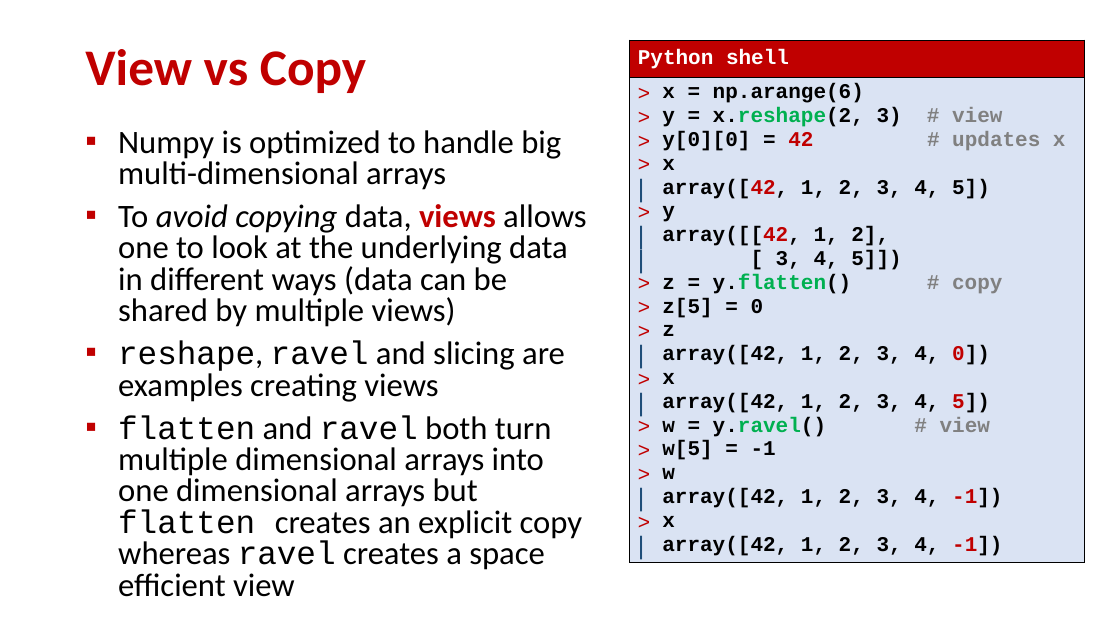
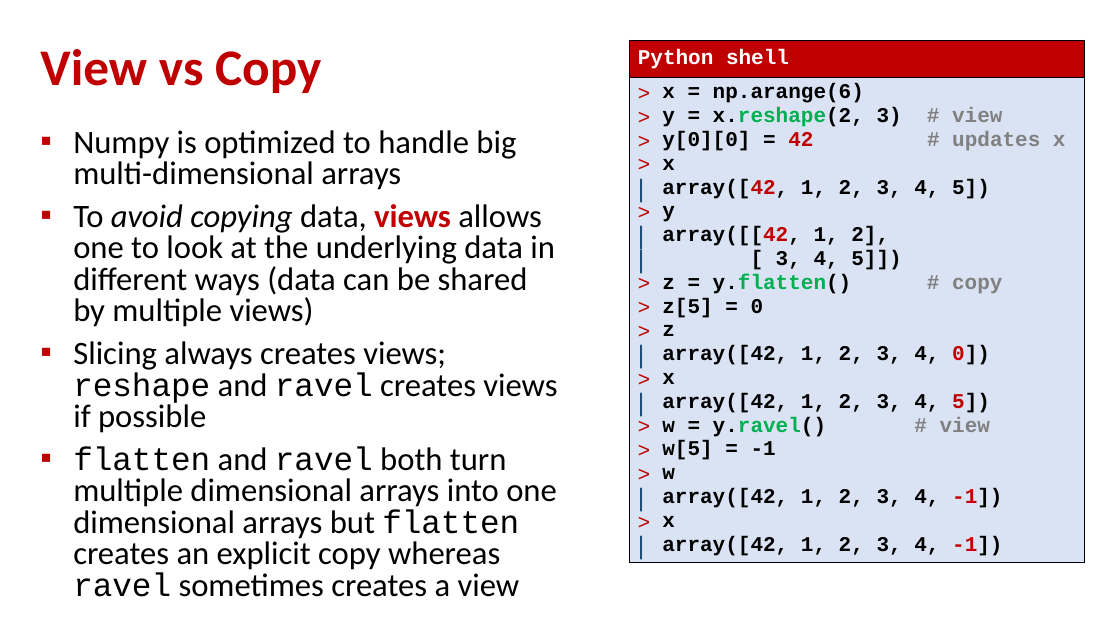
Before and after one commit to gsbrodal/gsbrodal.github.io, a slide deck: slide 17 of ipsa/slides/numpy.pptx (slide 12 before the commit). Drawn at 1120x630 pixels with LibreOffice and Linux fonts; fonts in the diff are those of the drawing. Boxes give left, top, right and bottom in pixels: in the first picture for what was removed or moved away, otherwise in the second. Text is boxed around its words. In the diff, an @@ line names an element or a change of style, - is before the commit and + after.

Commit message:
all-slides-with-answers.pdf all-slides.pdf numpy.pdf numpy.pptx

```diff
--- a/ipsa/slides/numpy.pptx
+++ b/ipsa/slides/numpy.pptx
@@ title "View vs Copy" moved from (x1=85, y1=49, x2=366, y2=93) to (x1=40, y1=49, x2=321, y2=93) @@
@@ text "Numpy is optimized to handle ..." moved from (x1=118, y1=130, x2=586, y2=597) to (x1=73, y1=130, x2=557, y2=597) @@
@@ text at (x1=73, y1=341, x2=557, y2=597): text changed @@
-▪ reshape, ravel and slicing are examples creating views
-▪ flatten and ravel both turn multiple dimensional arrays into one dimensional arrays but flatten creates an explicit copy whereas ravel creates a space efficient view
+▪ Slicing always creates views; reshape and ravel creates views if possible
+▪ flatten and ravel both turn multiple dimensional arrays into one dimensional arrays but flatten creates an explicit copy whereas ravel sometimes creates a view
```
Also in this commit, not shown: 2 slides added, 3 other files.
